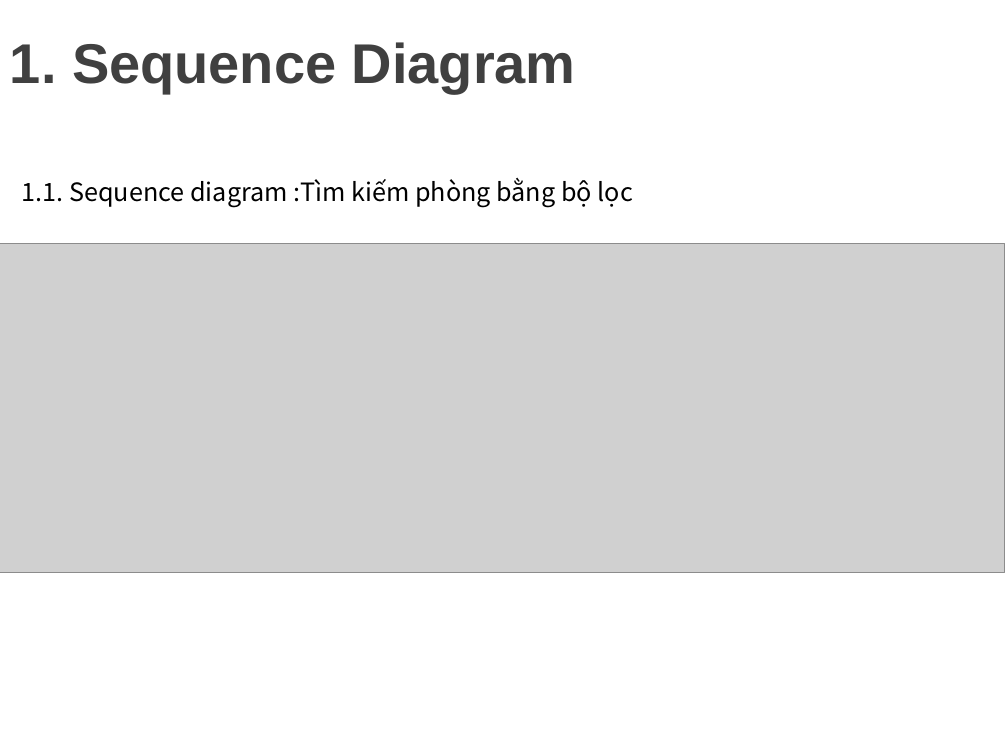
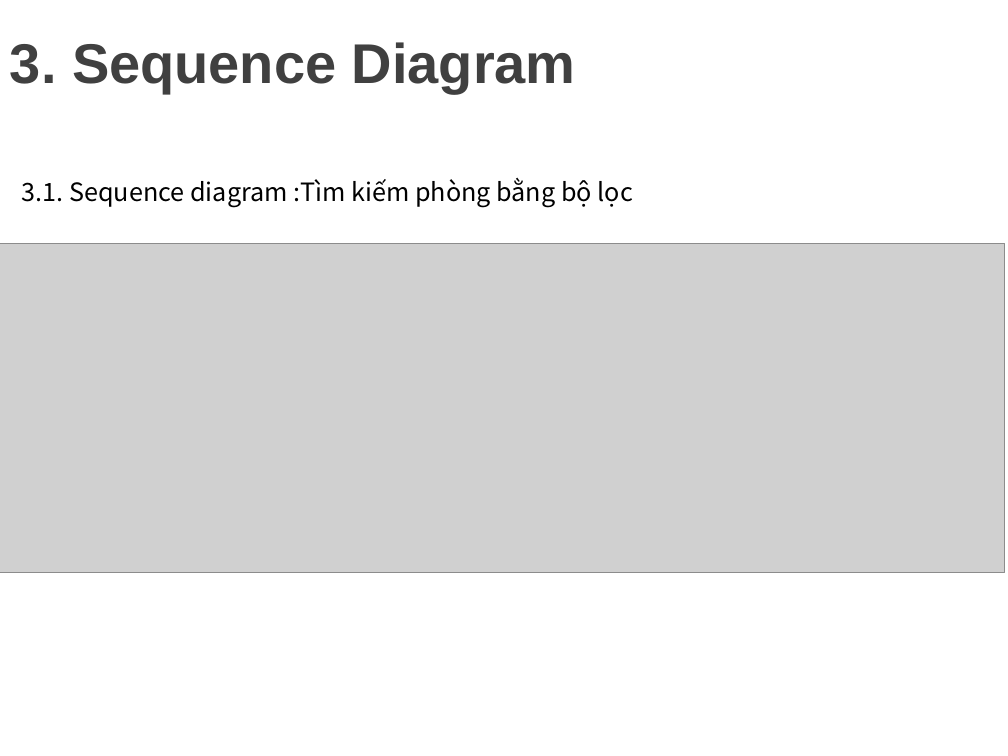
Before and after one commit to minhdat1602/2021_cnpm_group09, a slide deck: slide 16 of document_slide/slide.pptx. Drawn at 1008x756 pixels with LibreOffice and Linux fonts; fonts in the diff are those of the drawing; grey boxes stand for pictures; background and template pictures are left out. Boxes give left, top, right and bottom in pixels: in the first picture for what was removed or moved away, otherwise in the second. Text is boxed around its words. In the diff, an @@ line names an element or a change of style, - is before the commit and + after.

```diff
--- a/document_slide/slide.pptx
+++ b/document_slide/slide.pptx
@@ title at bbox=[10, 42, 576, 93]: text changed @@
-1. Sequence Diagram
+3. Sequence Diagram
@@ text at bbox=[22, 178, 633, 207]: text changed @@
-1.1. Sequence diagram :Tìm kiếm phòng bằng bộ lọc
+3.1. Sequence diagram :Tìm kiếm phòng bằng bộ lọc
```
Also in this commit, not shown: 8 other slides changed.
